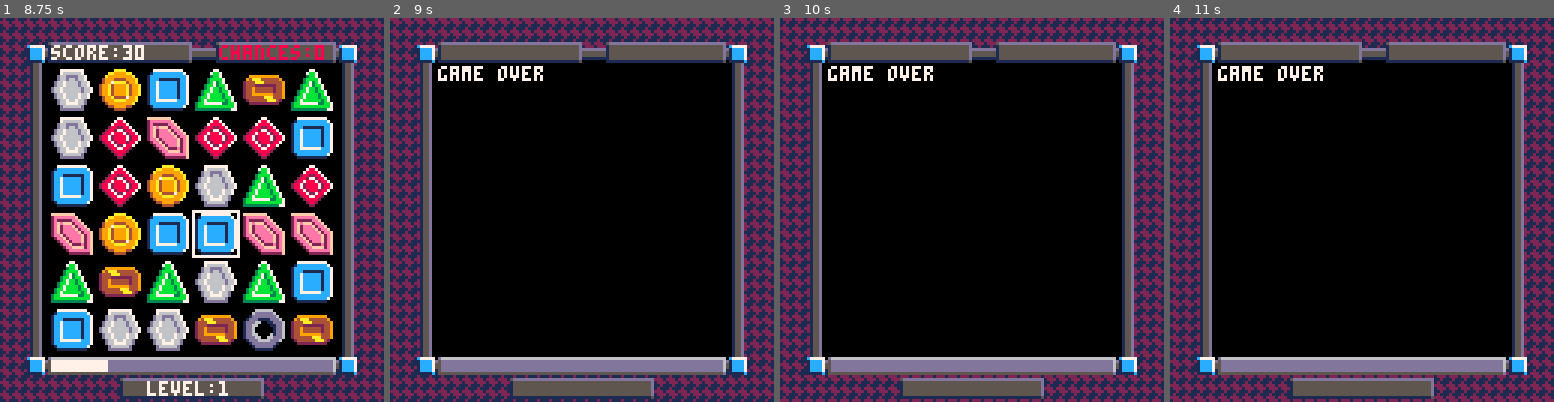
Above: before the commit, frames 1-4 (left to right).
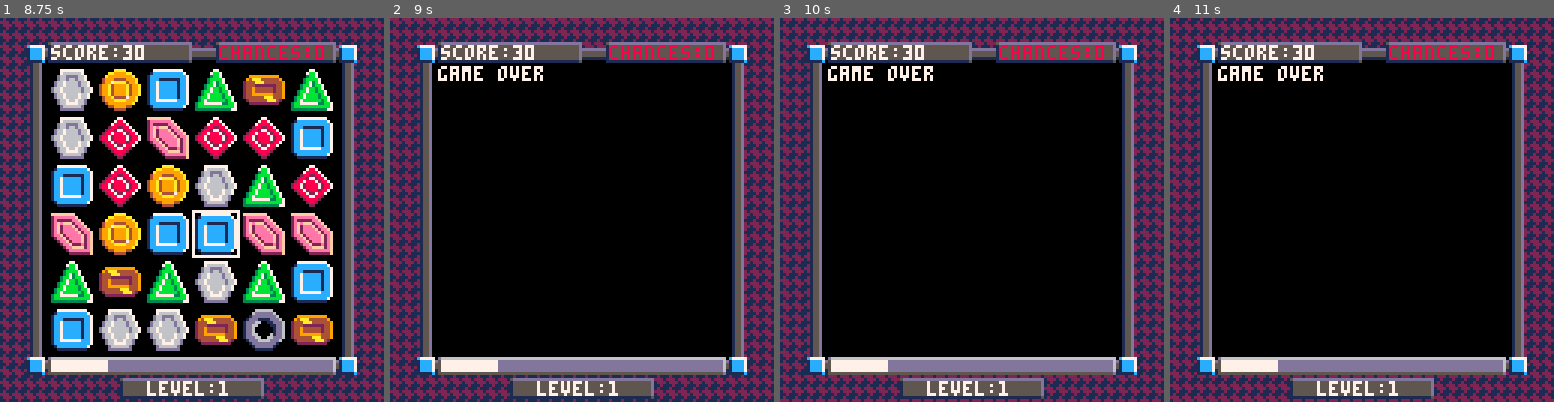
Above: after the commit, the same moments.

Repository: vm70/stratagem
Game: PICO-8 cartridge stratagem.p8
The game is run twice, just before and just after one commit, with the same random seed, the same clock (stepped at 60 frames per second) and the same inputs.
Inputs:
- Up to frame 1 (8.75 s): tap X (X key) at 0.33, 1.07, 1.85, 2.97, 4.08, 5.2, 6.32, 7.43, 8.55 s; tap O (Z key) at 0.7, 1.7, 2.1, 2.5, 2.9, 3.3, 3.7, 4.1, 4.5, 4.9, 5.3, 5.7, 6.1, 6.5, 6.9, 7.3, 7.7, 8.1, 8.5 s; hold Right 1.6-2.1 s; hold Up 2.15-2.42 s; hold Right 2.47-3.03 s; hold Left 3.08-3.58 s; hold Down 3.63-3.97 s; hold Right 4.02-4.68 s; hold Up 4.73-5.03 s; hold Left 5.08-5.68 s; hold Down 5.73-6.03 s; hold Right 6.08-6.58 s; hold Right 6.63-7.13 s; hold Up 7.18-7.45 s; hold Right 7.5-8.07 s; hold Left 8.12-8.62 s; hold Down from 8.67 s (still down)
- Up to frame 2 (9 s): keep holding Down; tap O (Z key) at 8.9 s
- Up to frame 3 (10 s): release Down at 9 s; hold Right 9.05-9.72 s; tap O (Z key) at 9.3, 9.7 s; tap X (X key) at 9.67 s; hold Up from 9.77 s (still down)
- Up to frame 4 (11 s): release Up at 10.07 s; tap O (Z key) at 10.1, 10.5, 10.9 s; hold Left 10.12-10.72 s; hold Down from 10.77 s (still down); tap X (X key) at 10.78 s

Frame 1 is identical in both runs. In frame 2, 1.7% of the frame differs, in the area x 13-85%, y 7-99%; in frame 3, 1.7%; in frame 4, 1.7%.

Commit message:
Draw the HUD during game-over and high score entering states

Diff:
--- a/stratagem.lua
+++ b/stratagem.lua
@@ -592,9 +592,11 @@
 		print("get ready for level " .. Player.level + 1, 16, 22, 7)
 	elseif CartState == STATES.game_over then
 		DrawGameBG()
+		DrawHUD()
 		print("game over", 16, 16, 7)
 	elseif CartState == STATES.enter_high_score then
 		DrawGameBG()
+		DrawHUD()
 		print("nice job!", 16, 16, 7)
 		print("you got " .. Player.placement .. OrdinalIndicator(Player.placement) .. " place", 16, 22, 7)
 		print("enter your initials", 16, 28, 7)
--- a/stratagem.p8
+++ b/stratagem.p8
@@ -595,9 +595,11 @@
 		print("get ready for level " .. Player.level + 1, 16, 22, 7)
 	elseif CartState == STATES.game_over then
 		DrawGameBG()
+		DrawHUD()
 		print("game over", 16, 16, 7)
 	elseif CartState == STATES.enter_high_score then
 		DrawGameBG()
+		DrawHUD()
 		print("nice job!", 16, 16, 7)
 		print("you got " .. Player.placement .. OrdinalIndicator(Player.placement) .. " place", 16, 22, 7)
 		print("enter your initials", 16, 28, 7)
